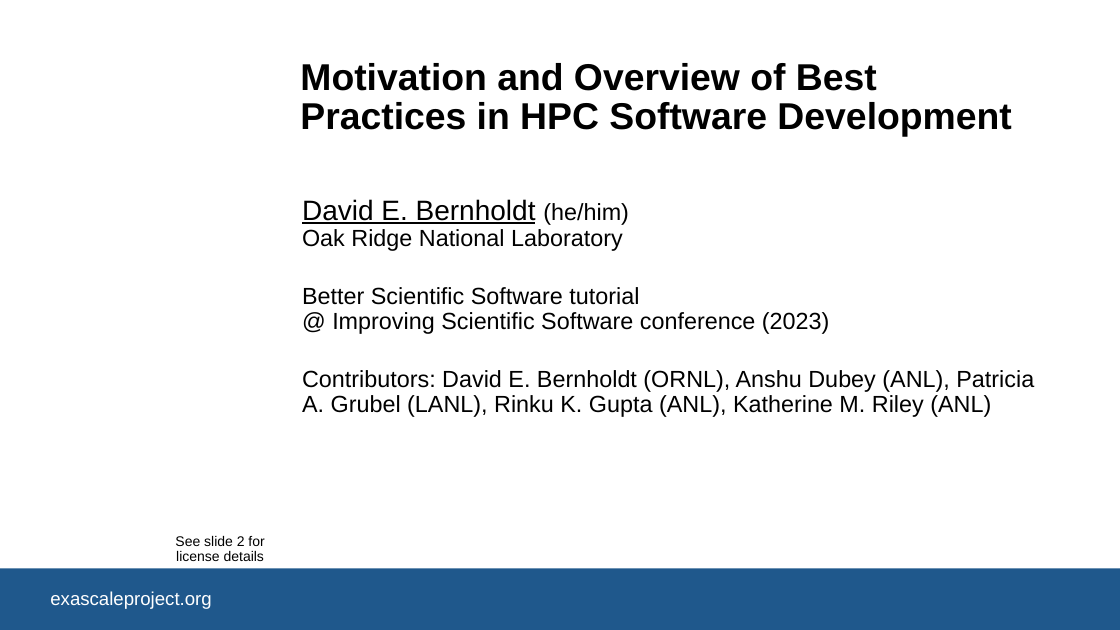
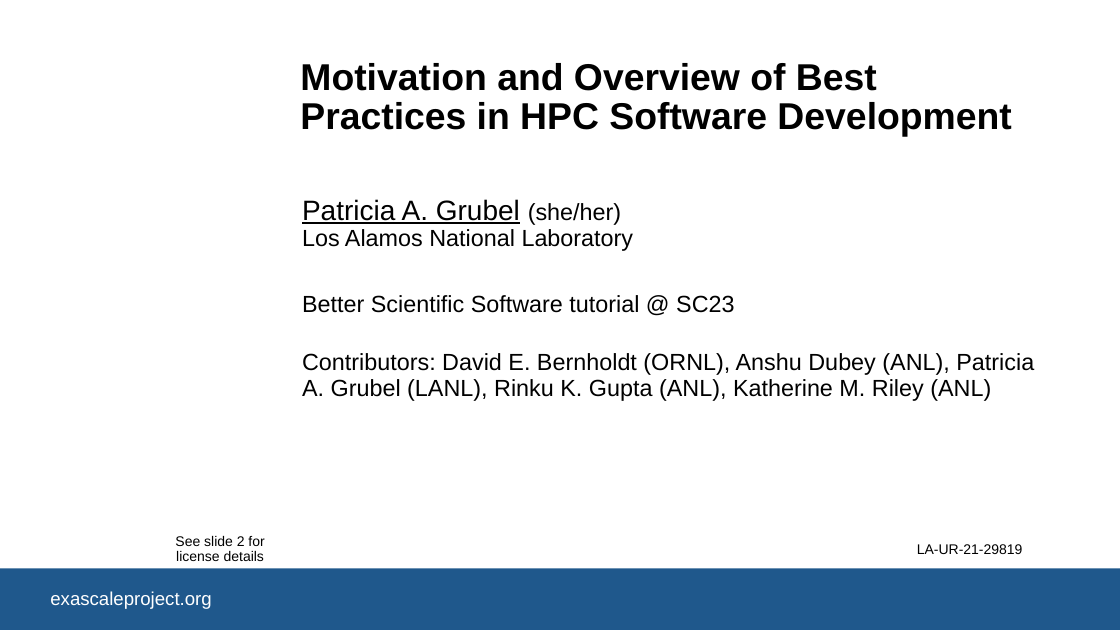
Before and after one commit to bssw-tutorial/presentations, a slide deck: slide 1 of overview.pptx. Drawn at 1120x630 pixels with LibreOffice and Linux fonts; fonts in the diff are those of the drawing; background and template pictures are left out. Boxes give left, top, right and bottom in pixels: in the first picture for what was removed or moved away, otherwise in the second. Text is boxed around its words. In the diff, an @@ line names an element or a change of style, - is before the commit and + after.

Commit message:
Change presenter, add LA-UR and add Workflows and Lab Notebooks to subjects we are presenting on overview slide

```diff
--- a/overview.pptx
+++ b/overview.pptx
@@ subtitle at (302,199,734,313): text changed @@
-David E. Bernholdt (he/him)
-Oak Ridge National Laboratory
-Better Scientific Software tutorial
-@ Improving Scientific Software conference (2023)
+Patricia A. Grubel (she/her)
+Los Alamos National Laboratory
+Better Scientific Software tutorial @ SC23
@@ text added at (917,544,1023,554), 12 pt, text #000000 @@
+LA-UR-21-29819
```
Also in this commit, not shown: 1 other slide changed.
